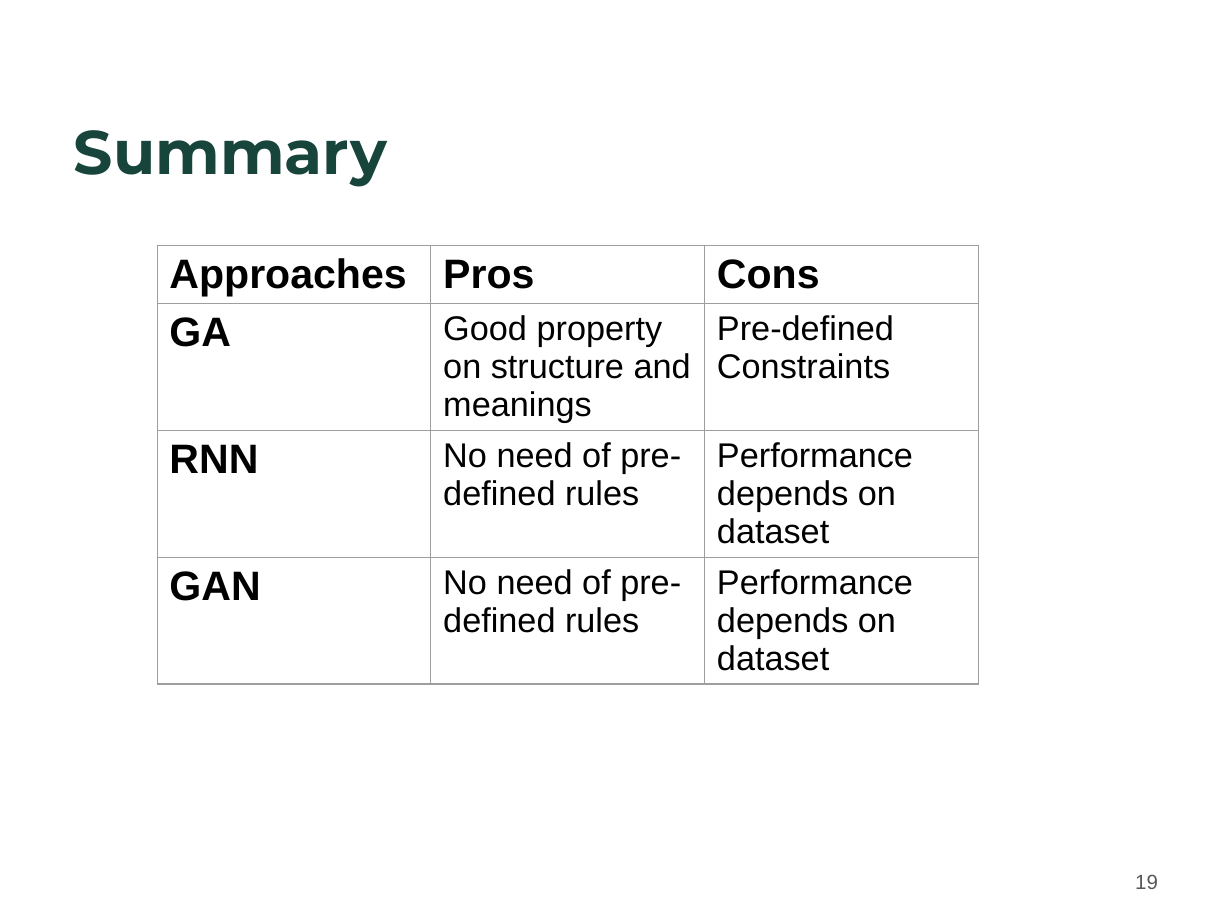
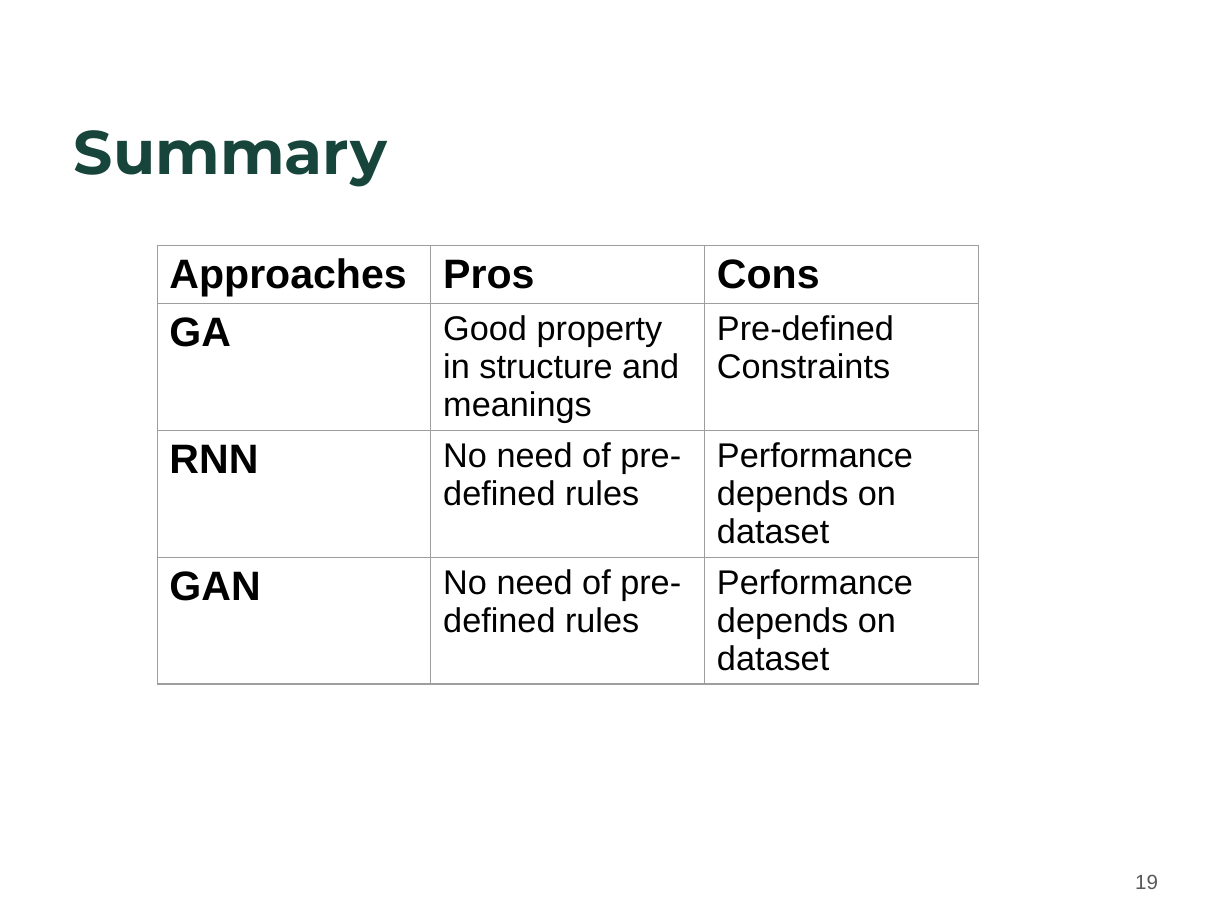
Before and after one commit to Strideradu/17spr_wang_zhu_du, a slide deck: slide 19 of Wei-GA.pptx. Drawn at 1232x924 pixels with LibreOffice and Linux fonts; fonts in the diff are those of the drawing; background and template pictures are left out. Boxes give left, top, right and bottom in pixels: in the first picture for what was removed or moved away, otherwise in the second. Text is boxed around its words. In the diff, an @@ line names an element or a change of style, - is before the commit and + after.

```diff
--- a/Wei-GA.pptx
+++ b/Wei-GA.pptx
@@ table at box(158, 245, 978, 713) @@
-row 2, column 2: Good property on structure and meanings
+row 2, column 2: Good property in structure and meanings
```
Also in this commit, not shown: 3 other slides changed.
